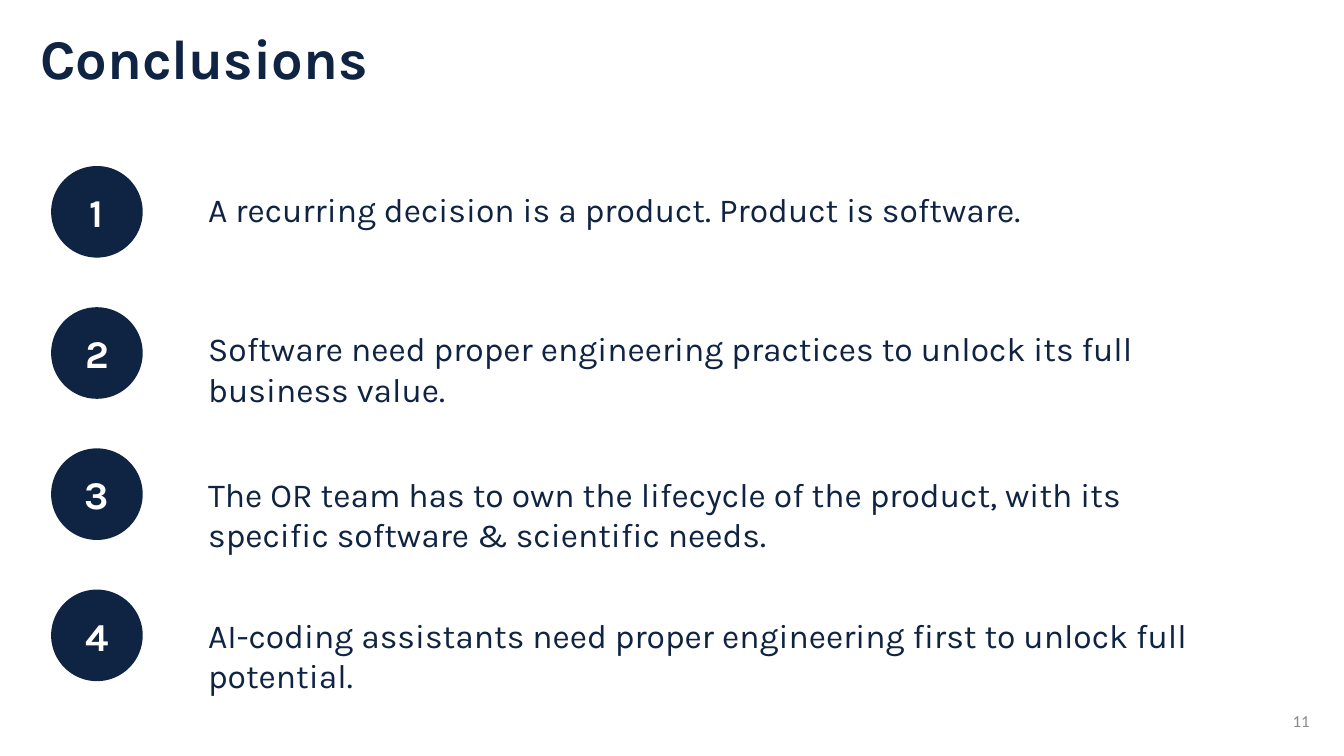
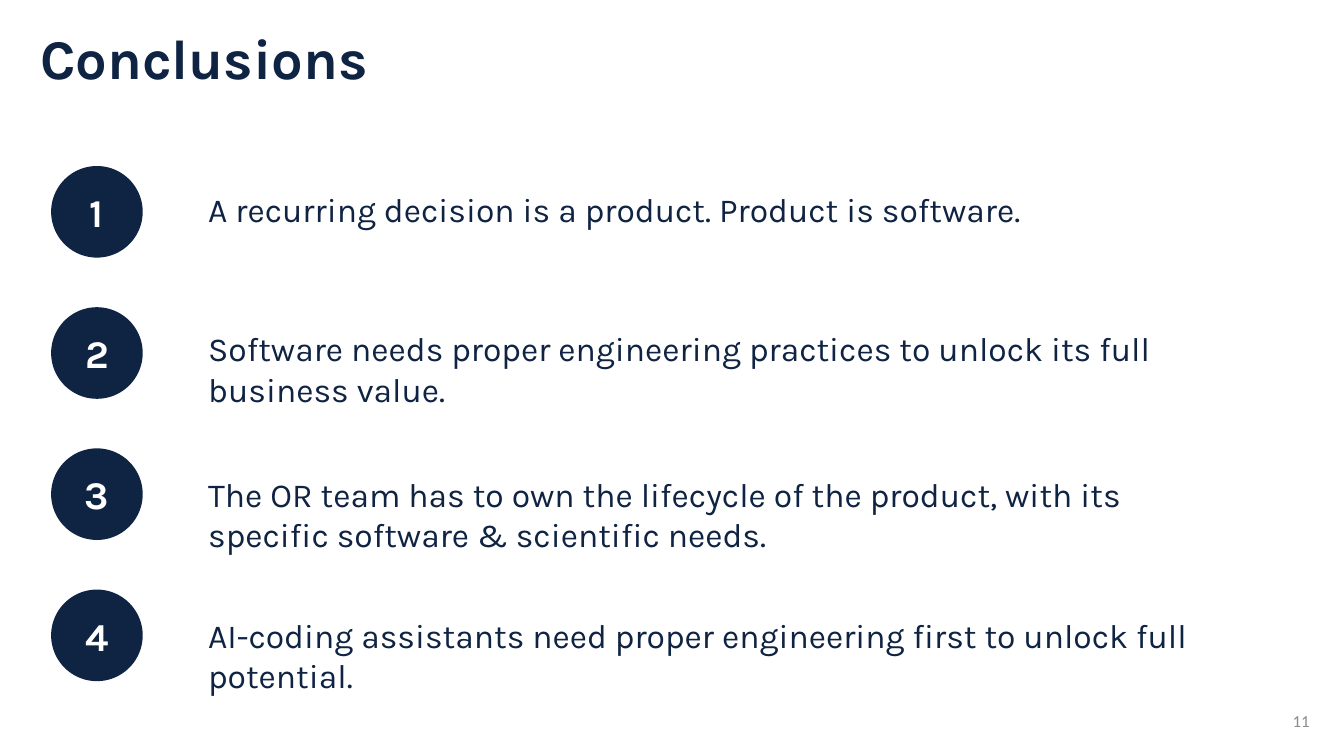
Before and after one commit to sefop/sefop-training-hub, a slide deck: slide 11 of workshops/2026-10-25-agifors-annual-symposium/agifors-sefop.pptx. Drawn at 1344x756 pixels with LibreOffice and Linux fonts; fonts in the diff are those of the drawing. Boxes give left, top, right and bottom in pixels: in the first picture for what was removed or moved away, otherwise in the second. Text is boxed around its words. In the diff, an @@ line names an element or a change of style, - is before the commit and + after.

```diff
--- a/workshops/2026-10-25-agifors-annual-symposium/agifors-sefop.pptx
+++ b/workshops/2026-10-25-agifors-annual-symposium/agifors-sefop.pptx
@@ text at [208, 338, 1150, 403]: text changed @@
-Software need proper engineering practices to unlock its full business value.
+Software needs proper engineering practices to unlock its full business value.
```
Also in this commit, not shown: 2 other slides changed, 1 other file.
